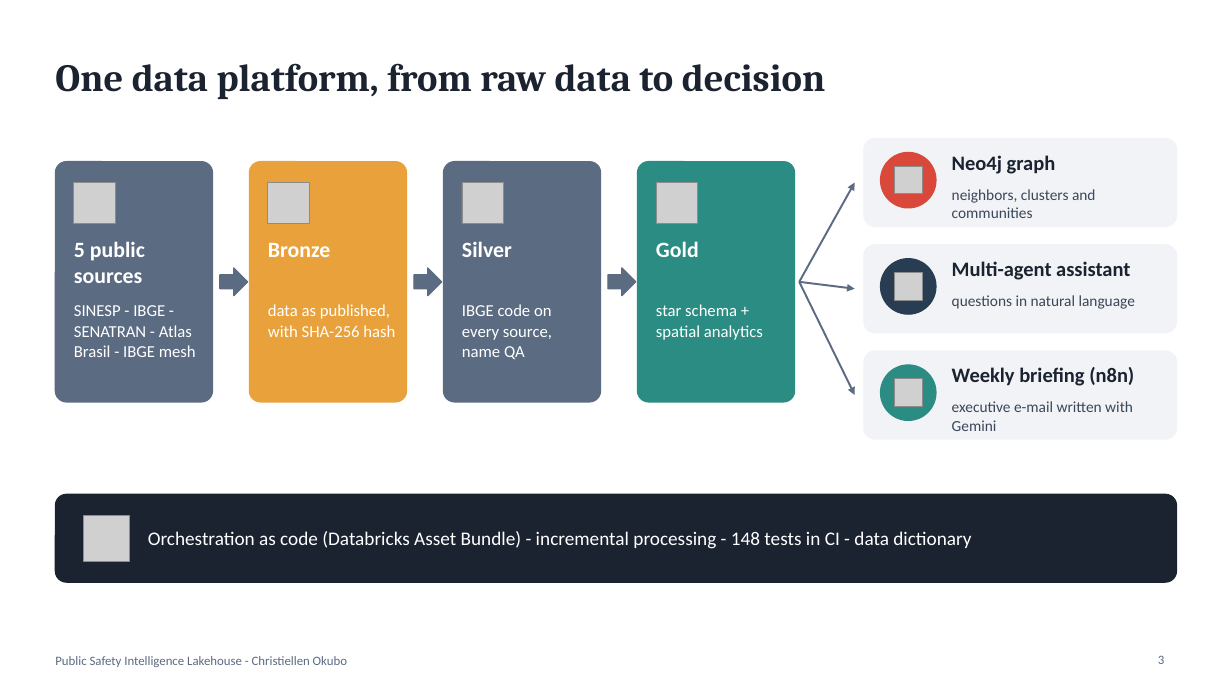
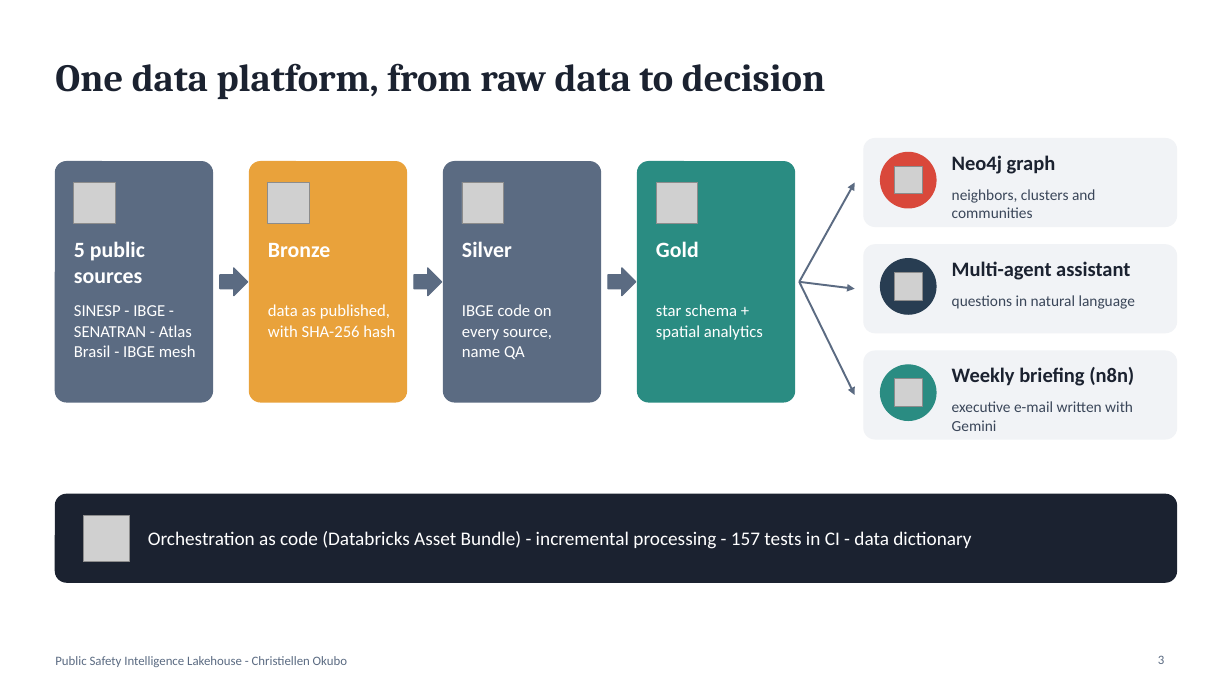
Before and after one commit to Christiellen/Public-Safety-Intelligence-Lakehouse, a slide deck: slide 3 of docs/presentation/PSI_Lakehouse_Presentation_EN_v4.pptx. Drawn at 1232x693 pixels with LibreOffice and Linux fonts; fonts in the diff are those of the drawing; grey boxes stand for pictures. Boxes give left, top, right and bottom in pixels: in the first picture for what was removed or moved away, otherwise in the second. Text is boxed around its words. In the diff, an @@ line names an element or a change of style, - is before the commit and + after.

```diff
--- a/docs/presentation/PSI_Lakehouse_Presentation_EN_v4.pptx
+++ b/docs/presentation/PSI_Lakehouse_Presentation_EN_v4.pptx
@@ text at [148,531,971,549]: text changed @@
-Orchestration as code (Databricks Asset Bundle) - incremental processing - 148 tests in CI - data dictionary
+Orchestration as code (Databricks Asset Bundle) - incremental processing - 157 tests in CI - data dictionary
```
Also in this commit, not shown: 2 other slides changed, 4 other files.
